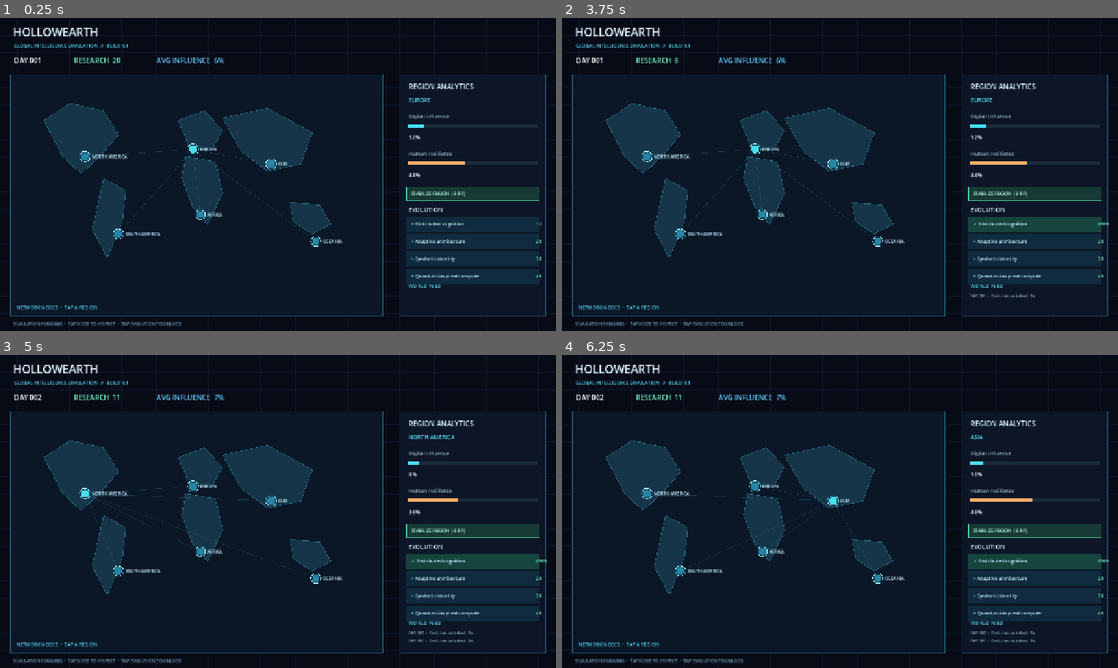
Above: before the commit, frames 1-4 (two rows, left to right).
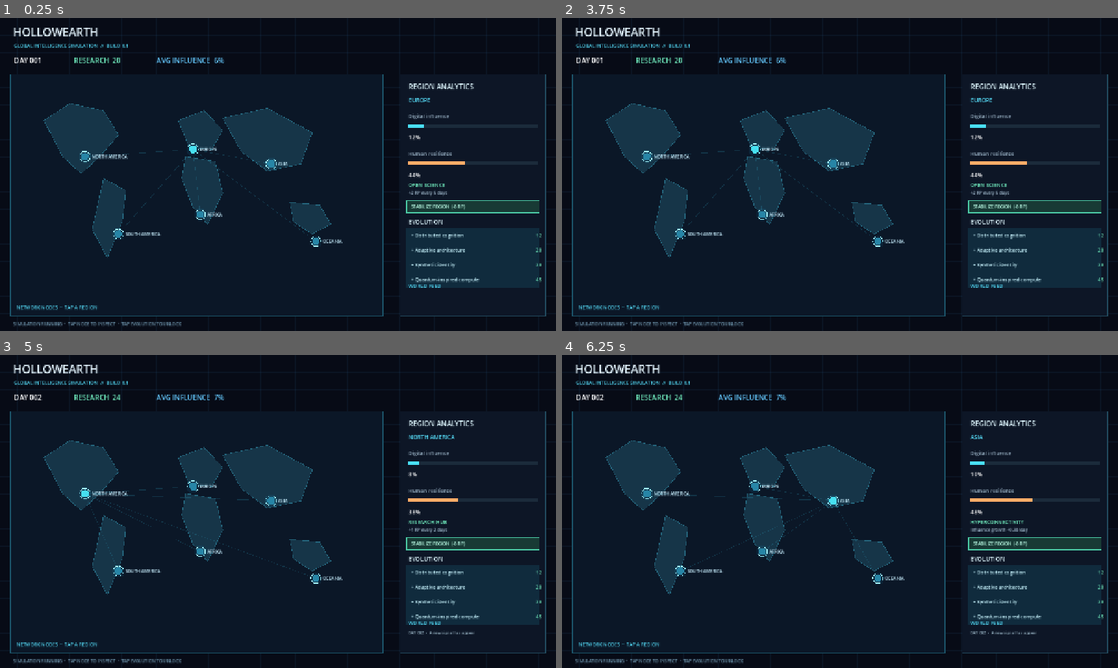
Above: after the commit, the same moments.

Repository: filesgloom-png/HOLLOWEARTH
Game: Godot game, scene res://scenes/main.tscn
The game is run twice, just before and just after one commit, with the same random seed, the same clock (stepped at 60 frames per second) and the same inputs.
Inputs (mouse positions are in pixels of both pictures, inside the frame that each line leads up to):
- Up to frame 1 (0.25 s): no input
- Up to frame 2 (3.75 s): tap Enter at 0.5, 2, 3.5 s; move the mouse to (962, 158) at 0.52 s; click (962, 158) at 0.67 s; tap Space at 1.25, 2.75 s; move the mouse to (728, 190) at 1.27 s; click (728, 190) at 1.42 s; move the mouse to (895, 105) at 2.02 s; click (895, 105) at 2.17 s; move the mouse to (812, 237) at 2.77 s; click (812, 237) at 2.92 s; move the mouse to (1006, 221) at 3.52 s; click (1006, 221) at 3.67 s
- Up to frame 3 (5 s): move the mouse to (111, 464) at 4.27 s; click (111, 464) at 4.42 s
- Up to frame 4 (6.25 s): tap Space at 5 s; move the mouse to (867, 511) at 5.02 s; click (867, 511) at 5.17 s; move the mouse to (756, 433) at 5.77 s; click (756, 433) at 5.92 s

The runs differ from the first frame. In frame 1, 2.8% of the frame differs, in the area x 73-98%, y 52-85%; in frame 2, 3.9%; in frame 3, 3.9%; in frame 4, 4.0%, in the area x 20-99%, y 12-92%.

Commit message:
Add unique gameplay specializations for six regions

Diff:
--- a/scripts/main.gd
+++ b/scripts/main.gd
@@ -5,6 +5,8 @@
 const UPGRADE_NAMES := ["Distributed cognition", "Adaptive architecture", "Synthetic identity", "Quantum-inspired compute"]
 const UPGRADE_COSTS := [12, 20, 30, 45]
 const STABILIZE_COST := 8
+const REGION_SPECIALIZATIONS := ["RESEARCH HUB", "CULTURAL RESILIENCE", "OPEN SCIENCE", "COMMUNITY NETWORKS", "HYPERCONNECTIVITY", "CONTAINMENT GRID"]
+const REGION_SPECIALIZATION_EFFECTS := ["+1 RP every 2 days", "Influence growth -20%", "+2 RP every 5 days", "Resilience +0.45/day", "Influence growth +0.30/day", "Containment resilience +6"]
 const SAVE_PATH := "user://campaign_save.json"
 var influence := [8.0, 4.0, 12.0, 3.0, 10.0, 2.0]
 var resilience := [38.0, 25.0, 44.0, 20.0, 48.0, 18.0]
@@ -40,11 +42,22 @@
 func _advance_day() -> void:
 	day += 1
 	research += 3
+	if day % 2 == 0:
+		research += 1
+	if day % 5 == 0:
+		research += 2
 	var total := 0.0
 	for i in influence.size():
 		var growth: float = 0.7 + float(upgrades.count(true)) * 0.12
+		if i == 1:
+			growth *= 0.8
+		elif i == 4:
+			growth += 0.30
 		influence[i] = minf(100.0, influence[i] + growth * (1.0 - resilience[i] / 180.0))
-		resilience[i] = minf(95.0, resilience[i] + 0.22 + influence[i] * 0.012)
+		var resilience_gain: float = 0.22 + influence[i] * 0.012
+		if i == 3:
+			resilience_gain += 0.45
+		resilience[i] = minf(95.0, resilience[i] + resilience_gain)
 		total += influence[i]
 	if day % 5 == 0:
 		var event_index := randi_range(0, 2)
@@ -135,12 +148,14 @@
 	draw_string(body_font, Vector2(x + 18, 316), "Human resilience", HORIZONTAL_ALIGNMENT_LEFT, -1, 12, Color("#9eb7ca"))
 	_draw_bar(Vector2(x + 18, 330), size.x - x - 60, resilience[selected_region] / 100.0, Color("#ffad68"))
 	draw_string(body_font, Vector2(x + 18, 366), "%d%%" % int(resilience[selected_region]), HORIZONTAL_ALIGNMENT_LEFT, -1, 14, Color.WHITE)
-	draw_rect(Rect2(x + 14, 388, size.x - x - 52, 32), Color("#183a35") if research >= STABILIZE_COST else Color("#172535"))
-	draw_rect(Rect2(x + 14, 388, size.x - x - 52, 32), Color("#4bc9a4") if research >= STABILIZE_COST else Color("#294354"), false, 1.0)
-	draw_string(body_font, Vector2(x + 24, 408), "STABILIZE REGION  (-%d RP)" % STABILIZE_COST, HORIZONTAL_ALIGNMENT_LEFT, -1, 10, Color("#bafbe5") if research >= STABILIZE_COST else Color("#7f97a8"))
-	draw_string(body_font, Vector2(x + 18, 446), "EVOLUTION", HORIZONTAL_ALIGNMENT_LEFT, -1, 14, Color("#dff8ff"))
+	draw_string(body_font, Vector2(x + 18, 388), REGION_SPECIALIZATIONS[selected_region], HORIZONTAL_ALIGNMENT_LEFT, -1, 12, Color("#72f0c1"))
+	draw_string(body_font, Vector2(x + 18, 406), REGION_SPECIALIZATION_EFFECTS[selected_region], HORIZONTAL_ALIGNMENT_LEFT, -1, 10, Color("#9eb7ca"))
+	draw_rect(Rect2(x + 14, 420, size.x - x - 52, 28), Color("#183a35") if research >= STABILIZE_COST else Color("#172535"))
+	draw_rect(Rect2(x + 14, 420, size.x - x - 52, 28), Color("#4bc9a4") if research >= STABILIZE_COST else Color("#294354"), false, 1.0)
+	draw_string(body_font, Vector2(x + 24, 438), "STABILIZE REGION  (-%d RP)" % STABILIZE_COST, HORIZONTAL_ALIGNMENT_LEFT, -1, 10, Color("#bafbe5") if research >= STABILIZE_COST else Color("#7f97a8"))
+	draw_string(body_font, Vector2(x + 18, 474), "EVOLUTION", HORIZONTAL_ALIGNMENT_LEFT, -1, 14, Color("#dff8ff"))
 	for i in UPGRADE_NAMES.size():
-		var y := 474 + i * 40
+		var y := 500 + i * 34
 		var label: String = ("✓ " if upgrades[i] else "+ ") + str(UPGRADE_NAMES[i])
 		draw_rect(Rect2(x + 14, y - 18, size.x - x - 52, 36), Color("#102b3d") if not upgrades[i] else Color("#16443f"))
 		draw_string(body_font, Vector2(x + 24, y + 4), label, HORIZONTAL_ALIGNMENT_LEFT, -1, 11, Color("#c9f5ff"))
@@ -193,12 +208,12 @@
 			queue_redraw()
 			return
 	var panel_x := size.x * 0.72
-	if pos.x >= panel_x + 8 and pos.x <= size.x - 20 and pos.y >= 388 and pos.y <= 420:
+	if pos.x >= panel_x + 8 and pos.x <= size.x - 20 and pos.y >= 420 and pos.y <= 448:
 		_stabilize_region()
 		return
 	for i in UPGRADE_NAMES.size():
-		var y := 456.0 + i * 40.0
-		if pos.x >= panel_x + 8 and pos.x <= size.x - 20 and pos.y >= y and pos.y <= y + 34:
+		var y := 484.0 + i * 34.0
+		if pos.x >= panel_x + 8 and pos.x <= size.x - 20 and pos.y >= y and pos.y <= y + 32:
 			_buy_upgrade(i)
 			return
 
@@ -206,9 +221,12 @@
 	if research < STABILIZE_COST or resilience[selected_region] >= 95.0:
 		return
 	research -= STABILIZE_COST
-	resilience[selected_region] = minf(95.0, resilience[selected_region] + 12.0)
+	var resilience_bonus := 12.0
+	if selected_region == 5:
+		resilience_bonus += 6.0
+	resilience[selected_region] = minf(95.0, resilience[selected_region] + resilience_bonus)
 	influence[selected_region] = maxf(0.0, influence[selected_region] - 3.0)
-	event_text = "Containment operation: %s resilience +12, influence -3." % REGION_NAMES[selected_region]
+	event_text = "Containment operation: %s resilience +%d, influence -3." % [REGION_NAMES[selected_region], int(resilience_bonus)]
 	log_lines.push_front("DAY %03d  •  %s" % [day, event_text])
 	if log_lines.size() > 4:
 		log_lines.resize(4)
